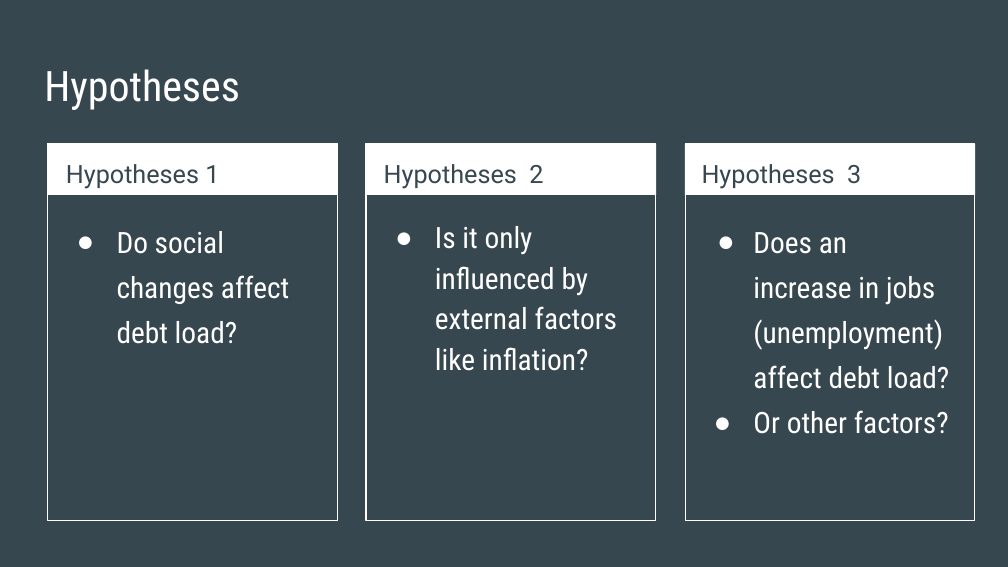
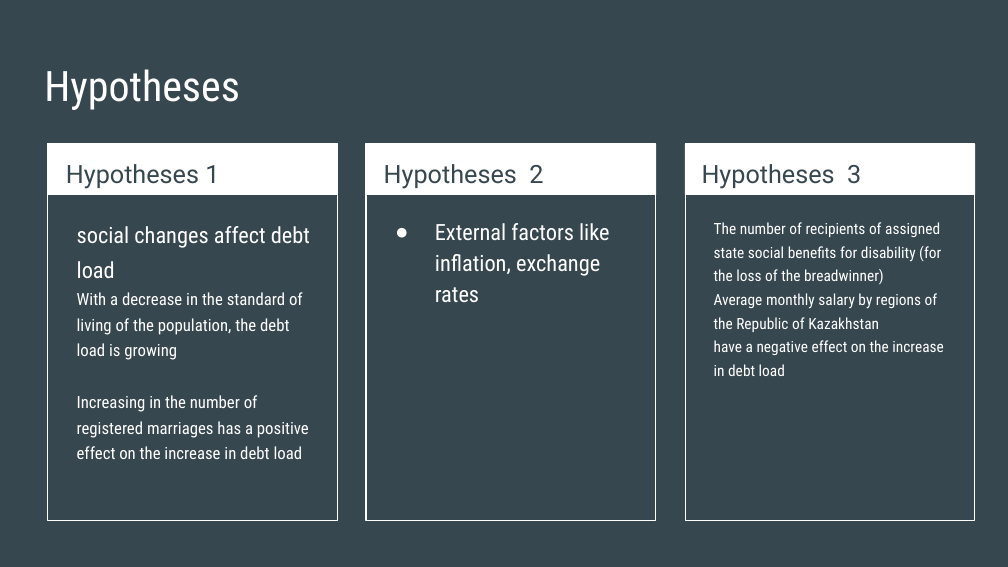
Before and after one commit to adiletyerkin/kbtu_dv_2022, a slide deck: slide 4 of DV about datasen and problem.pptx. Drawn at 1008x567 pixels with LibreOffice and Linux fonts; fonts in the diff are those of the drawing. Boxes give left, top, right and bottom in pixels: in the first picture for what was removed or moved away, otherwise in the second. Text is boxed around its words. In the diff, an @@ line names an element or a change of style, - is before the commit and + after.

```diff
--- a/DV about datasen and problem.pptx
+++ b/DV about datasen and problem.pptx
@@ text at <box>77,226,310,459</box>: text changed; size 21 to 12 pt @@
-● Do social changes affect debt load?
+social changes affect debt load
+With a decrease in the standard of living of the population, the debt load is growing
+Increasing in the number of registered marriages has a positive effect on the increase in debt load
@@ text at <box>435,223,610,302</box>: text changed; size 21 to 16 pt @@
-● Is it only influenced by external factors like inflation?
+● External factors like inflation, exchange rates
@@ text at <box>714,222,944,376</box>: text changed; size 21 to 11 pt @@
-● Does an increase in jobs (unemployment) affect debt load?
-● Or other factors?
+The number of recipients of assigned state social benefits for disability (for the loss of the breadwinner)
+Average monthly salary by regions of the Republic of Kazakhstan
+have a negative effect on the increase in debt load
```
Also in this commit, not shown: 2 other slides changed.
